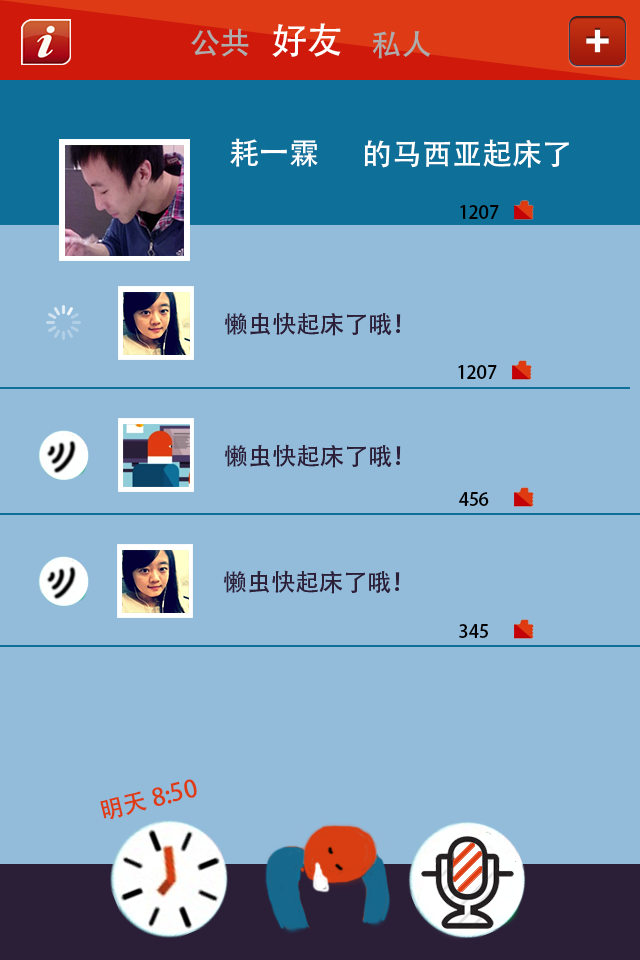
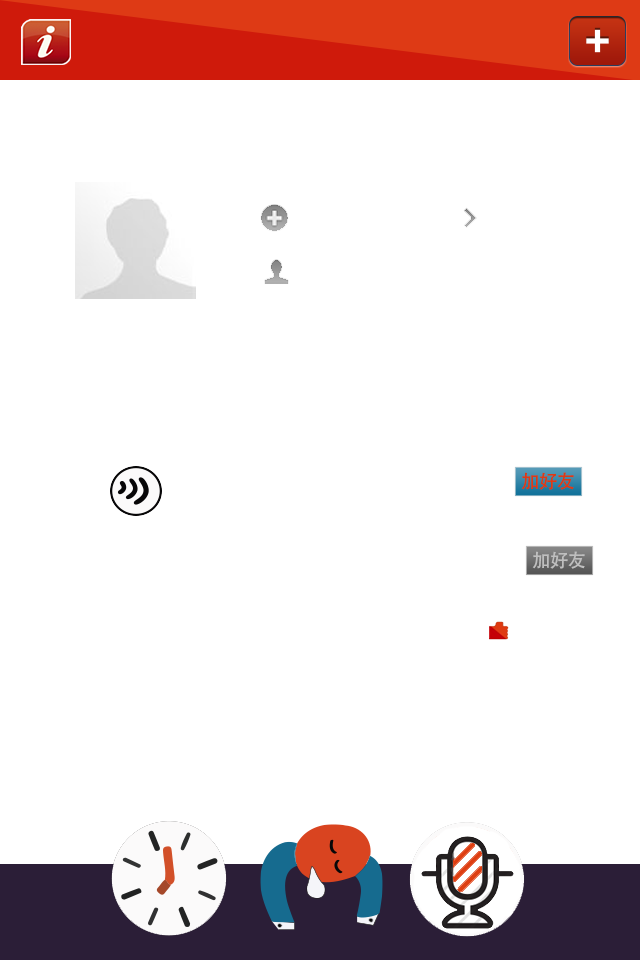
The second 640 × 960 image is a revision of the first. Changes to its layers:
added layer "playSoundButton" above "friendNumIcon" over [110, 466, 162, 516]
added layer "addFriendButtonOFF" above "addFriendButtonON" over [525, 545, 594, 576]
added layer "addFriendButtonON" above "headBack" over [514, 466, 583, 497]
added layer "headBack" above "information" over [71, 182, 202, 304]
hid "的马西亚起床了" over [364, 139, 569, 168]
hid "耗一霖" over [230, 138, 318, 167]
hid "3C0958D0-2D66-451B-A09E-C68728B9E012" over [59, 139, 190, 261]
hid "私人" over [372, 31, 431, 59]
hid "公共" over [191, 28, 249, 57]
renamed "Layer 17" to "sleepImg", moved it above "好友", painted on it over [260, 819, 391, 935]
hid "好友" over [272, 23, 341, 57]
hid "6C20AC3C-CC65-4CB7-93F1-AC2A35A06728 copy" over [117, 544, 400, 618]
hid "6C20AC3C-CC65-4CB7-93F1-AC2A35A06728" over [118, 286, 401, 360]
hid group "detail copy" (2 layers) over [459, 619, 534, 639]
hid group "detail" (2 layers) over [459, 487, 534, 507]
hid "Layer 15 copy 2" over [38, 556, 89, 607]
hid "Layer 15 copy" over [38, 430, 89, 481]
hid "明天 8:50" over [100, 779, 197, 820]
hid "Layer 13" over [118, 418, 401, 492]
hid "Layer 8" over [0, 23, 640, 225]
renamed "Layer 22" to "micImg", moved it above "clockImg", painted on it over [408, 821, 526, 941]
added layer "clockImg" above "Layer 5" over [111, 821, 227, 936]
hid "Layer 5" over [109, 819, 229, 938]
hid "Layer 0" over [0, 23, 640, 941]
…and 11 more changes (4 added, 1 renamed, 7 visibility)
